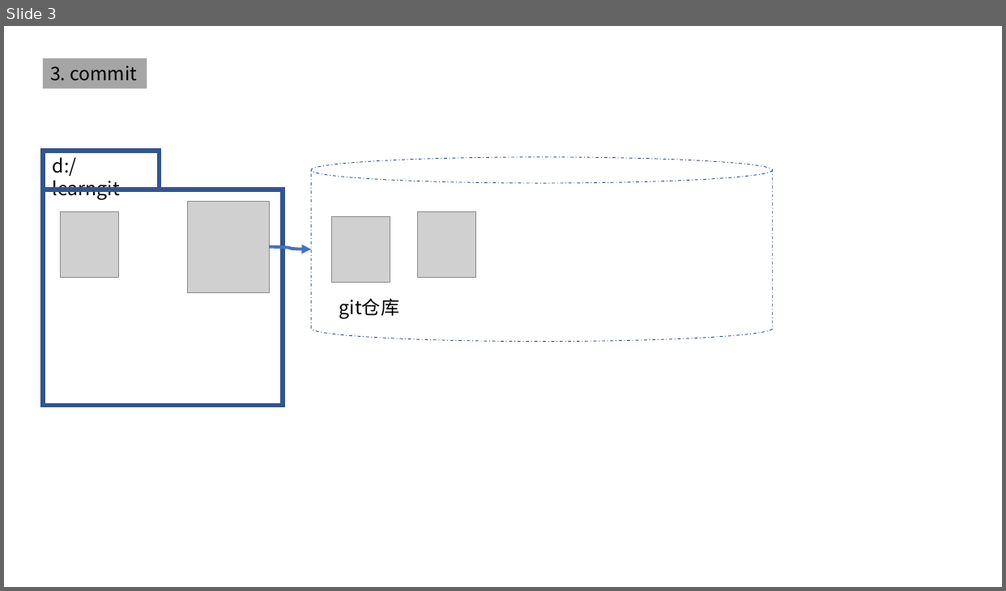
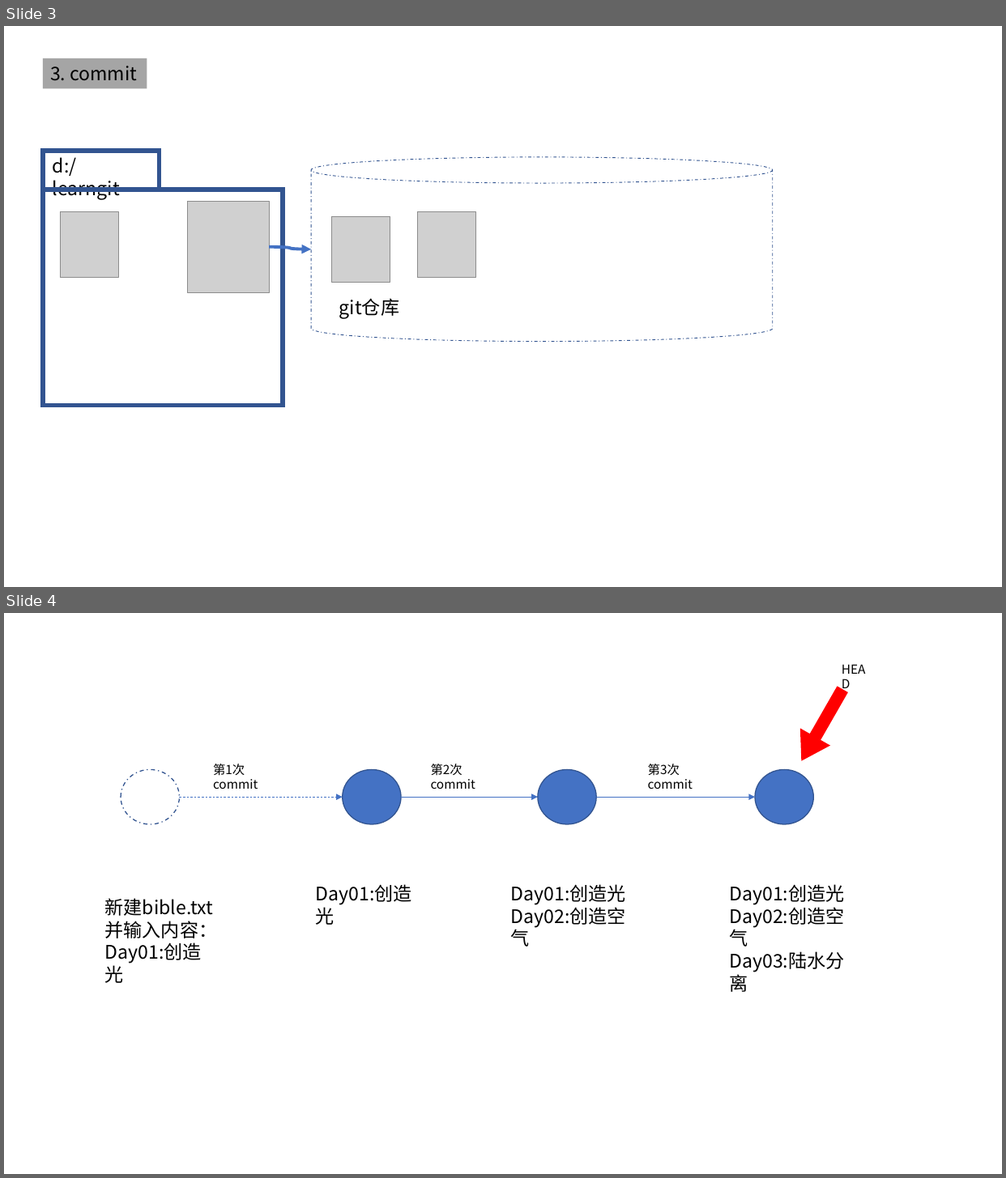
Before and after one commit to fanyouf/04-git, a slide deck: ppt.pptx. Shown one above the other, each under a label of ours: slide 3 before the commit, slides 3 and 4 after it. The pictures are 1006x591 and 1006x1178 pixels, drawn with LibreOffice and Linux fonts; fonts in the diff are those of the drawing; grey boxes stand for pictures. Boxes give left, top, right and bottom in pixels: in the first picture for what was removed or moved away, otherwise in the second. Text is boxed around its words. In the diff, an @@ line names an element or a change of style, - is before the commit and + after.

```diff
--- a/ppt.pptx
+++ b/ppt.pptx
@@ slide 4 added at (4, 613, 1002, 1174), background #FFFFFF @@
@@ text added at (834, 658, 881, 680), 12 pt, text #000000 @@
+HEAD
@@ right arrow added at (786, 681, 858, 769), fill #FF0000 @@
@@ ellipse added at (121, 769, 179, 824), outline #325491 1 pt dashed @@
@@ text added at (213, 764, 245, 776), 12 pt, text #000000 @@
+第1次commit
@@ ellipse added at (343, 769, 401, 824), fill #4472C4, outline #325491 1 pt @@
@@ text added at (431, 764, 462, 775), 12 pt, text #000000 @@
+第2次commit
@@ ellipse added at (538, 769, 596, 824), fill #4472C4, outline #325491 1 pt @@
@@ text added at (648, 764, 680, 775), 12 pt, text #000000 @@
+第3次commit
@@ ellipse added at (755, 769, 813, 824), fill #4472C4, outline #325491 1 pt @@
@@ arrow added from (179, 797) to (343, 797), #4472C4 0.5 pt dashed @@
@@ arrow added from (401, 797) to (538, 797), #4472C4 0.5 pt @@
@@ arrow added from (596, 797) to (755, 797), #4472C4 0.5 pt @@
@@ text added at (105, 898, 218, 983), 18 pt, text #000000 @@
+新建bible.txt
+并输入内容：
+Day01:创造光
@@ text added at (315, 884, 411, 925), 18 pt, text #000000 @@
+Day01:创造光
@@ text added at (511, 884, 626, 947), 18 pt, text #000000 @@
+Day01:创造光
+Day02:创造空气
@@ text added at (729, 884, 844, 992), 18 pt, text #000000 @@
+Day01:创造光
+Day02:创造空气
+Day03:陆水分离
```
Also in this commit, not shown: 2 other files.
